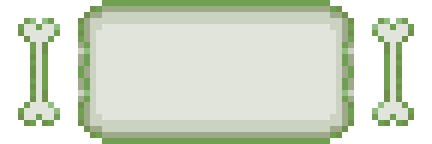
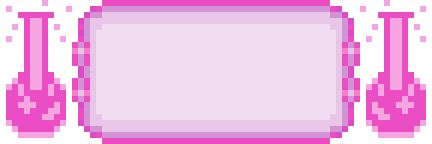
Before/after of a 432px x 144px layered artwork. What changed in the layer stack:
added layer "Alchemic" above "magmatic.png" over [6, 0, 426, 144]
hid "necromancy.png copy" over [18, 0, 414, 144]
